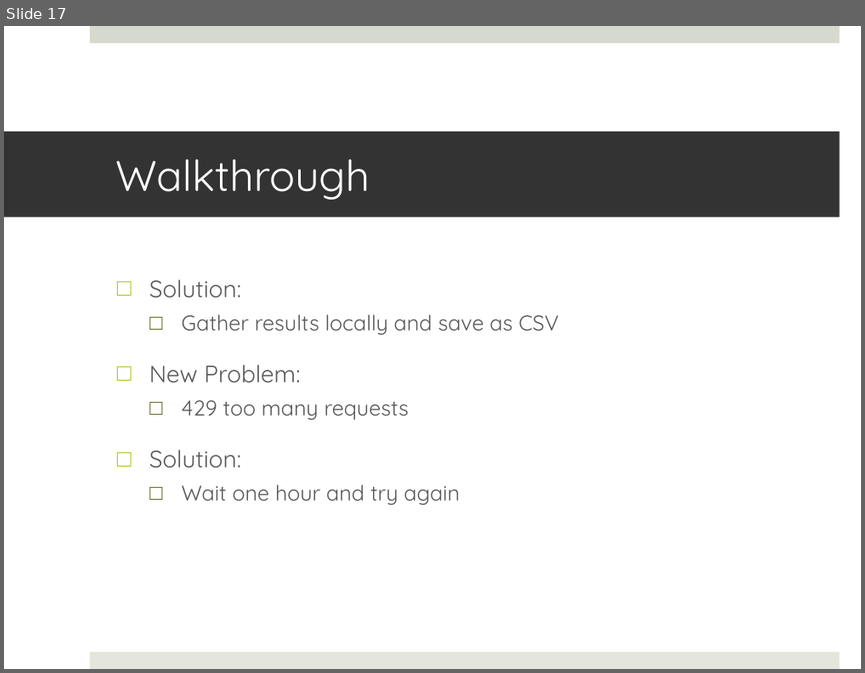
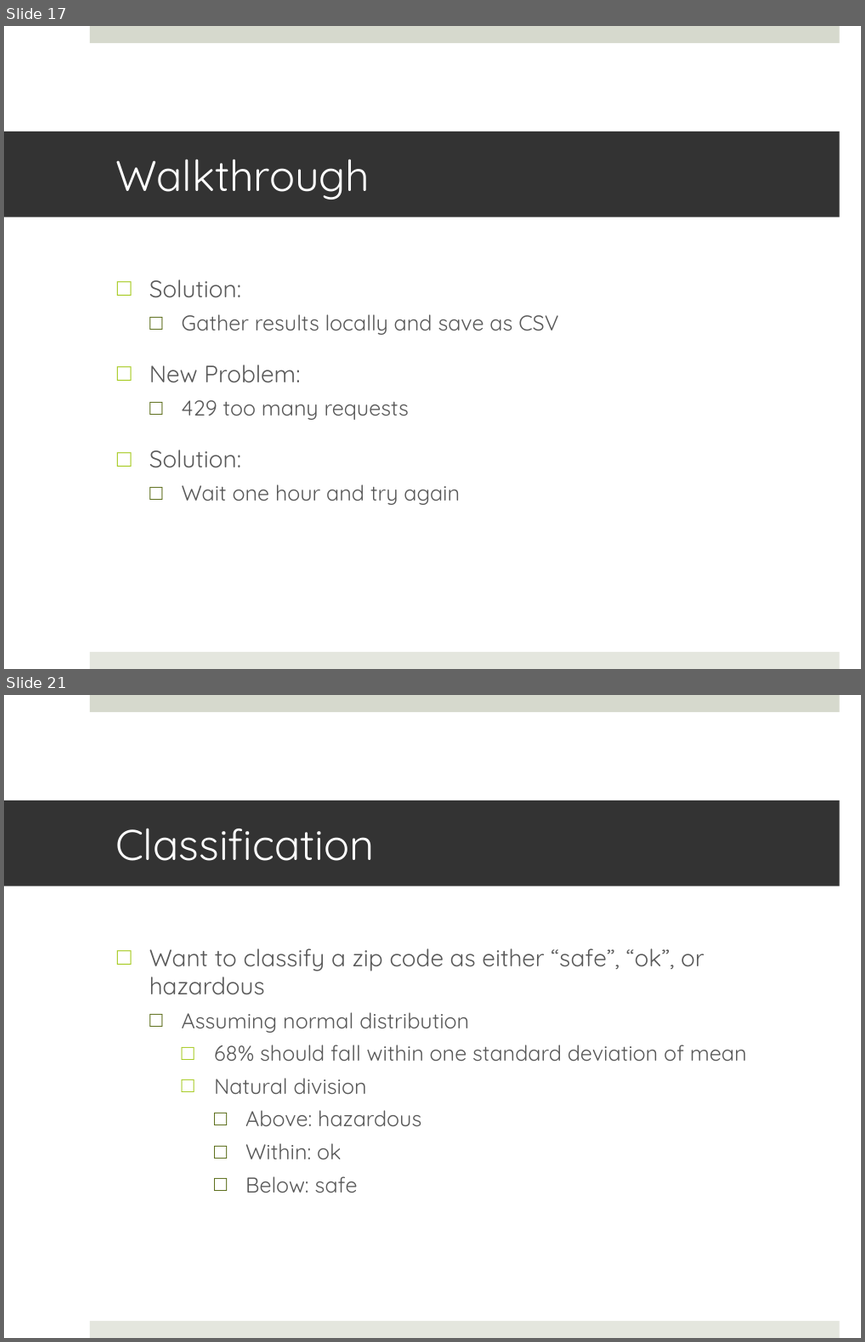
Before and after one commit to JKasakyan/BDM-Final-Project, a slide deck: Documents/Kasakyan_James_Proposal_Final_Presentation.pptx. Shown one above the other, each under a label of ours: slide 17 before the commit, slides 17 and 21 after it; the slides between them are not shown. The pictures are 865x673 and 865x1342 pixels, drawn with LibreOffice and Linux fonts; fonts in the diff are those of the drawing. Boxes give left, top, right and bottom in pixels: in the first picture for what was removed or moved away, otherwise in the second. Text is boxed around its words. In the diff, an @@ line names an element or a change of style, - is before the commit and + after.

```diff
--- a/Documents/Kasakyan_James_Proposal_Final_Presentation.pptx
+++ b/Documents/Kasakyan_James_Proposal_Final_Presentation.pptx
@@ slide 21 added at <box>4,695,861,1338</box>, background #FFFFFF; not listed: 2 template elements that a slide beside it also shows @@
@@ title added at <box>4,800,840,886</box>, fill #333333, 36 pt, text #FFFFFF @@
+Classification
@@ text added at <box>149,948,747,1192</box>, 18 pt, text #595959 @@
+□ Want to classify a zip code as either “safe”, “ok”, or hazardous
+  □ Assuming normal distribution
+    □ 68% should fall within one standard deviation of mean
+    □ Natural division
+      □ Above: hazardous
+      □ Within: ok
+      □ Below: safe
```
Also in this commit, not shown: 2 slides changed, 7 other slides added, 1 slide removed.
